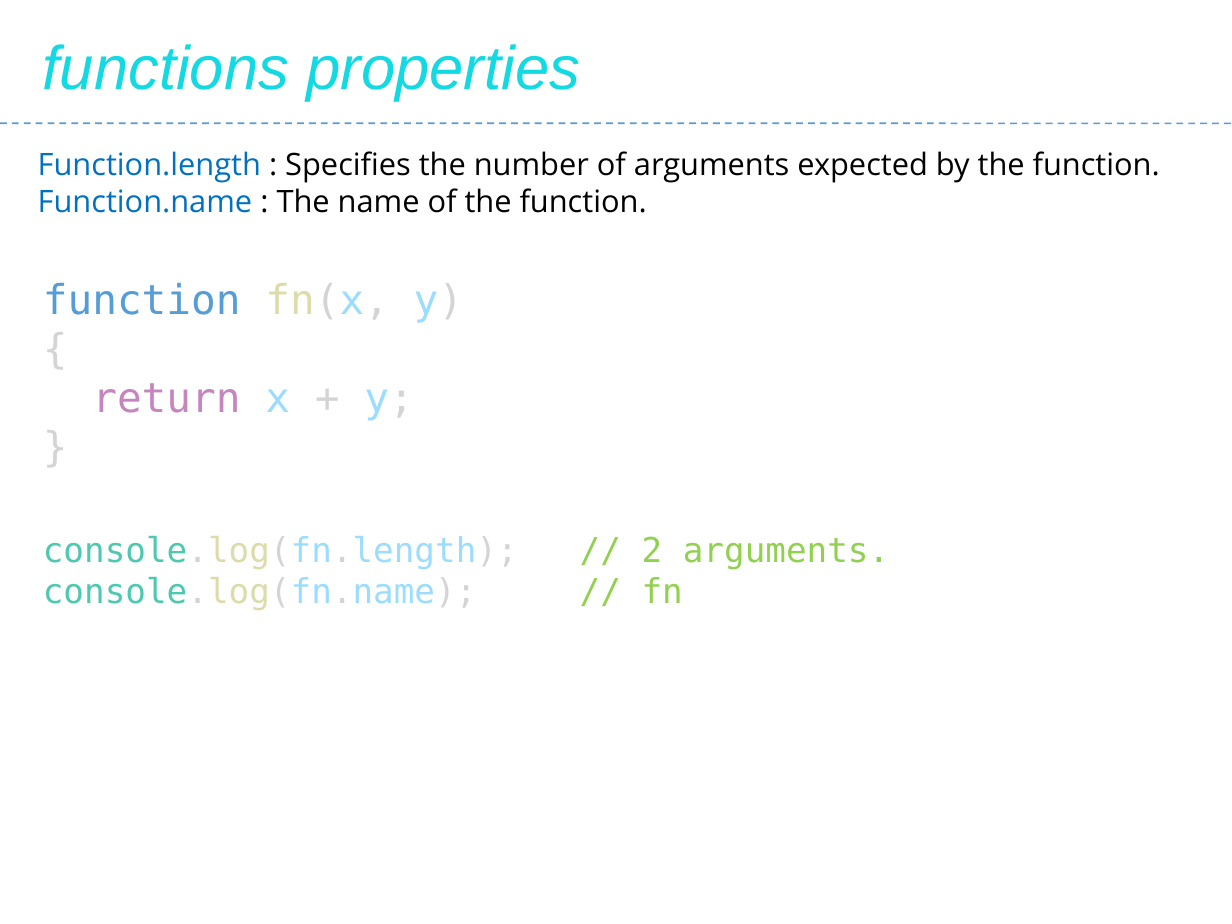
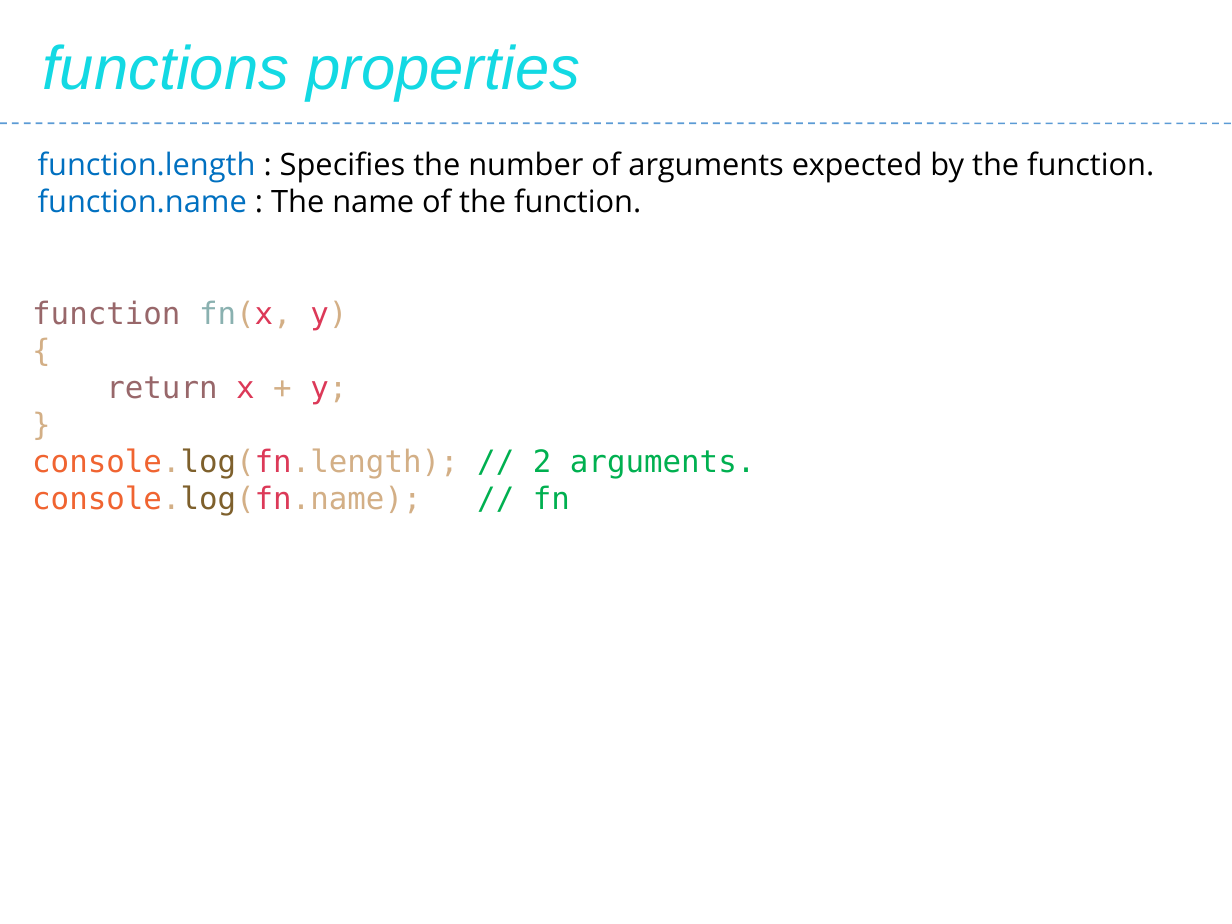
Before and after one commit to Saleel-Bagde/PPT-s, a slide deck: slide 181 of JavaScript.pptx (slide 180 before the commit). Drawn at 1232x924 pixels with LibreOffice and Linux fonts; fonts in the diff are those of the drawing. Boxes give left, top, right and bottom in pixels: in the first picture for what was removed or moved away, otherwise in the second. Text is boxed around its words. In the diff, an @@ line names an element or a change of style, - is before the commit and + after.

```diff
--- a/JavaScript.pptx
+++ b/JavaScript.pptx
@@ text at (38,151,1154,213): text changed @@
-Function.length : Specifies the number of arguments expected by the function.
-Function.name : The name of the function.
+function.length : Specifies the number of arguments expected by the function.
+function.name : The name of the function.
@@ text "function fn(x, y)": place and size @@
-text "function fn(x, y)" at (43,536,683,610)
+text "function fn(x, y)" at (32,300,755,516)
@@ text removed at (43,283,463,421) @@
-function fn(x, y)
-{
-return x + y;
-}
@@ text at (32,300,347,405): paragraphs added @@
+function fn(x, y)
+{
+return x + y;
+}
@@ text at (32,448,755,516): size 20 to 18 pt in "console.log(fn.length); // 2 arguments.", "console.log(fn.name); // fn"; text colour #4EC9B0 to #F06431, text colour #D4D4D4 to #D3AF86, text colour #DCDCAA to #7E602C, text colour #9CDCFE to #DC3958, text colour #9CDCFE to #D3AF86 in "console.log(fn.length);", "console.log(fn.name);"; text colour #92D050 to #00B050 in "// 2 arguments.", "// fn" @@
```
Also in this commit, not shown: 14 other slides changed, 1 slide added.
